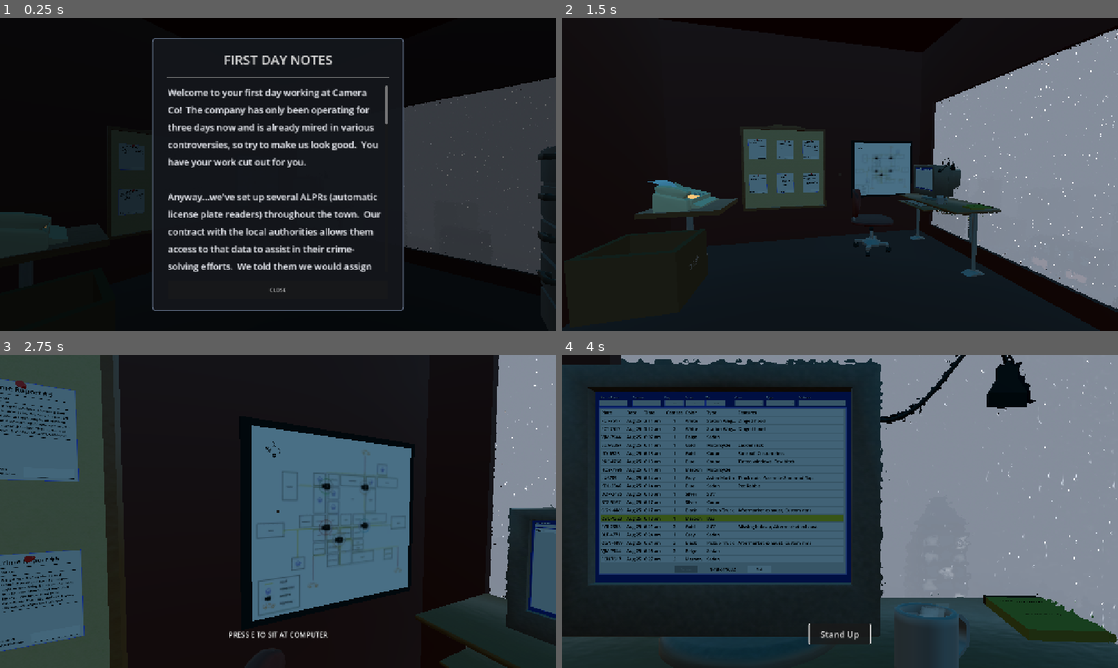
Above: before the commit, frames 1-4 (two rows, left to right).
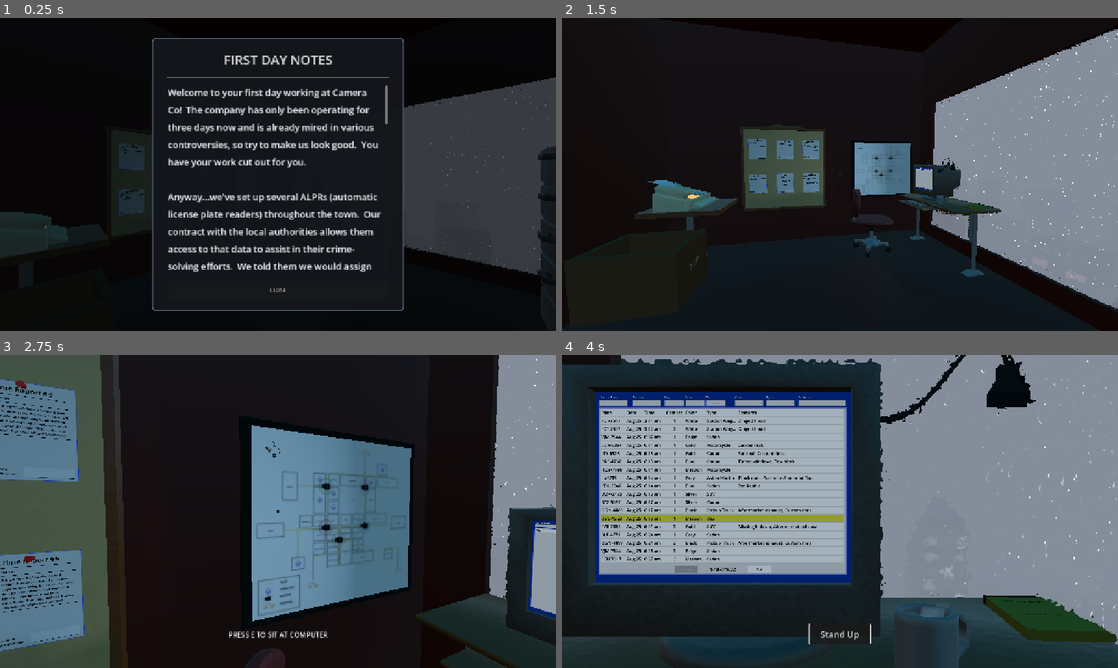
Above: after the commit, the same moments.

Repository: Ciph3rzer0/brackeys-2026.2-trust-no-one
Game: Godot game, scene res://scenes/city.tscn
Same seed, same stepped clock (60 frames per second), same inputs: the game is played once before the commit and once after it.
Inputs (mouse positions are in pixels of both pictures, inside the frame that each line leads up to):
- Up to frame 1 (0.25 s): no input
- Up to frame 2 (1.5 s): tap Enter at 0.5 s; move the mouse to (962, 158) at 0.52 s; hold D (pc_right) 0.53-1.28 s; hold E (pc_interact) 0.53-1.28 s; click (962, 158) at 0.67 s; tap Space at 0.77, 1.07 s; move the mouse to (812, 174) at 1.27 s; hold W (pc_forward) from 1.28 s (still down); tap Ctrl at 1.35 s
- Up to frame 3 (2.75 s): keep holding W (pc_forward); tap Space at 1.52, 1.82 s; move the mouse to (289, 505) at 2.02 s; hold Shift from 2.03 s (still down)
- Up to frame 4 (4 s): tap E (pc_interact) at 2.75, 2.85 s; move the mouse to (834, 517) at 2.77 s; release Shift at 2.78 s; click (834, 517) at 2.92 s; tap Space at 3.02, 3.32, 3.77 s; move the mouse to (1006, 558) at 3.52 s; release W (pc_forward) at 3.53 s; hold A (pc_left) from 3.53 s (still down); hold Ctrl from 3.53 s (still down)

The runs differ from the first frame. In frame 2, 1.2% of the frame differs, in the area x 38-68%, y 39-62%; in frame 3, 17%; in frame 4, 27%, in the area x 6-52%, y 11-73%.

Commit message:
feat: computer screen emission

Diff:
--- a/scenes/office.tscn
+++ b/scenes/office.tscn
@@ -102,6 +102,9 @@
 [sub_resource type="StandardMaterial3D" id="StandardMaterial3D_fsavt"]
 resource_local_to_scene = true
 albedo_texture = SubResource("ViewportTexture_gf52q")
+emission_enabled = true
+emission_energy_multiplier = 0.6
+emission_texture = SubResource("ViewportTexture_gf52q")
 
 [sub_resource type="ConcavePolygonShape3D" id="ConcavePolygonShape3D_8pip0"]
 data = PackedVector3Array(0.41349998, -0.31, 0, -0.41349998, -0.31, 0, 0.41349998, 0.31, 0, -0.41349998, -0.31, 0, -0.41349998, 0.31, 0, 0.41349998, 0.31, 0)
@@ -353,6 +356,35 @@
 computer_viewport = NodePath("../../ComputerScreenRenders/ComputerMonitor")
 quad_mesh = ExtResource("22_g1ciw")
 
+[node name="DirectionalLight3D" type="SpotLight3D" parent="Screens/ComputerScreen" unique_id=1905058819]
+transform = Transform3D(-0.70665747, 0, 6.177796e-08, 0, 0.70665747, 0, -6.177796e-08, 0, -0.70665747, -0.13669205, 0, 0.02096641)
+visible = false
+light_color = Color(0.88, 0.906, 1, 1)
+light_energy = 0.5
+light_specular = 1.0
+light_bake_mode = 1
+shadow_enabled = true
+shadow_bias = 0.0
+shadow_normal_bias = 4.0
+shadow_opacity = 0.7
+spot_range = 7.3367844
+spot_angle = 81.50302
+spot_angle_attenuation = 5.0
+
+[node name="DirectionalLight3D2" type="SpotLight3D" parent="Screens/ComputerScreen" unique_id=1699555848]
+transform = Transform3D(-0.70665747, 0, 6.177796e-08, 0, 0.70665747, 0, -6.177796e-08, 0, -0.70665747, 0.15754747, 0, 0.02096641)
+light_color = Color(0.88, 0.906, 1, 1)
+light_energy = 0.5
+light_specular = 1.0
+light_bake_mode = 1
+shadow_enabled = true
+shadow_bias = 0.0
+shadow_normal_bias = 4.0
+shadow_opacity = 0.7
+spot_range = 7.3367844
+spot_angle = 81.50302
+spot_angle_attenuation = 5.0
+
 [node name="MeshInstance3D" type="MeshInstance3D" parent="Screens/ComputerScreen" unique_id=677057215]
 transform = Transform3D(1, 0, 9.32811e-15, 0, 1, 0, -9.32811e-15, 0, 1, 0, 0, 0)
 mesh = ExtResource("22_g1ciw")
--- a/scenes/player.tscn
+++ b/scenes/player.tscn
@@ -96,10 +96,12 @@
 
 [node name="CapsuleBody" type="MeshInstance3D" parent="." unique_id=311267293]
 transform = Transform3D(1, 0, 0, 0, 1, 0, 0, 0, 1, 0, 1, 0)
+layers = 32768
 mesh = SubResource("CapsuleMesh_0o143")
 
 [node name="FacingIndicator" type="MeshInstance3D" parent="." unique_id=81546355]
 transform = Transform3D(0.3, 0, 0, 0, -1.3113416e-08, -0.05885305, 0, 0.29999998, -2.5725486e-09, 0, 2.2002637, -0.045395434)
+layers = 32768
 mesh = SubResource("PrismMesh_obbxu")
 
 [node name="CollisionShape3D" type="CollisionShape3D" parent="." unique_id=561644201]
